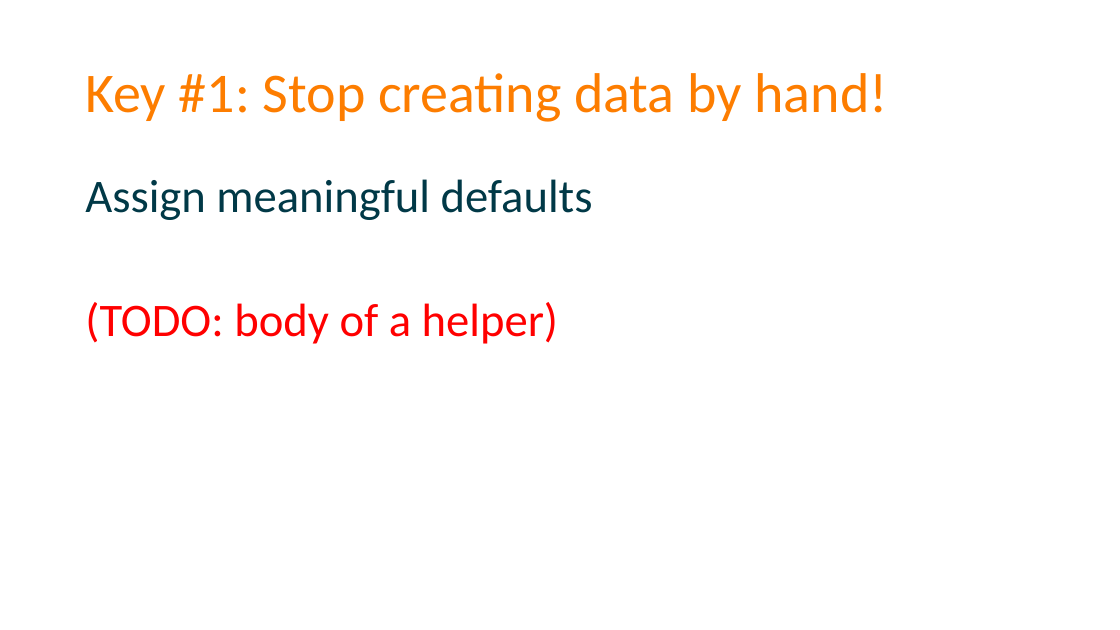
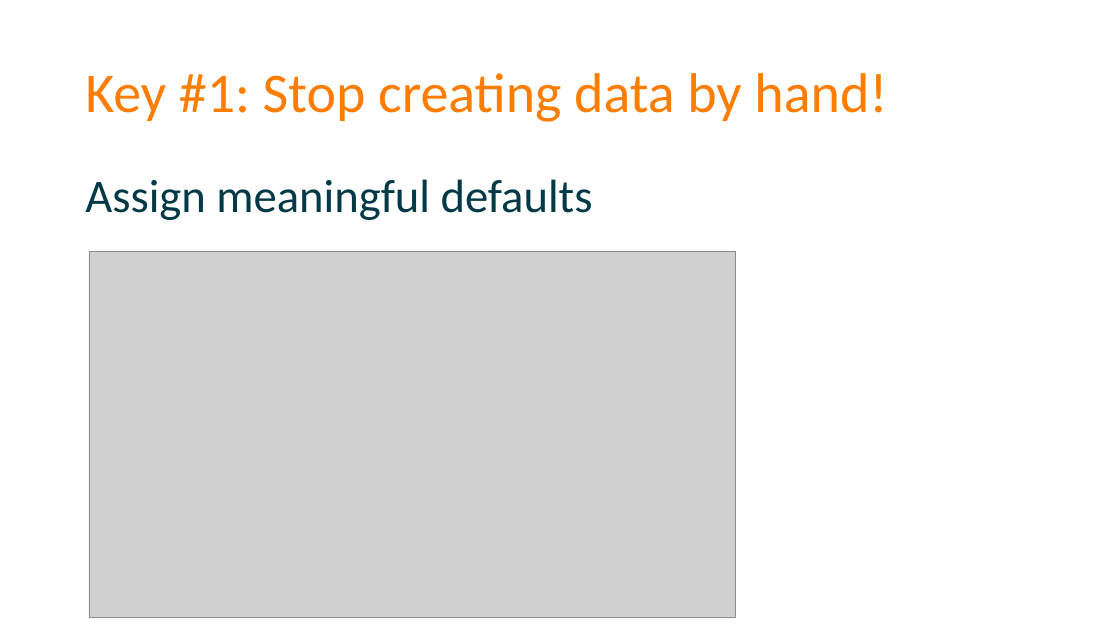
Before and after one commit to spetryjohnson/Talk-Patterns_of_Effective_Test_Setup, a slide deck: slide 52 of POETS - CodeMash 2017.pptx (slide 48 before the commit). Drawn at 1120x630 pixels with LibreOffice and Linux fonts; fonts in the diff are those of the drawing; grey boxes stand for pictures. Boxes give left, top, right and bottom in pixels: in the first picture for what was removed or moved away, otherwise in the second. Text is boxed around its words. In the diff, an @@ line names an element or a change of style, - is before the commit and + after.

```diff
--- a/POETS - CodeMash 2017.pptx
+++ b/POETS - CodeMash 2017.pptx
@@ picture added at <box>89,252,736,618</box> @@
@@ text at <box>85,302,558,344</box>: paragraph removed @@
-(TODO: body of a helper)
```
Also in this commit, not shown: 9 other slides changed, 4 slides added, 9 other files.
